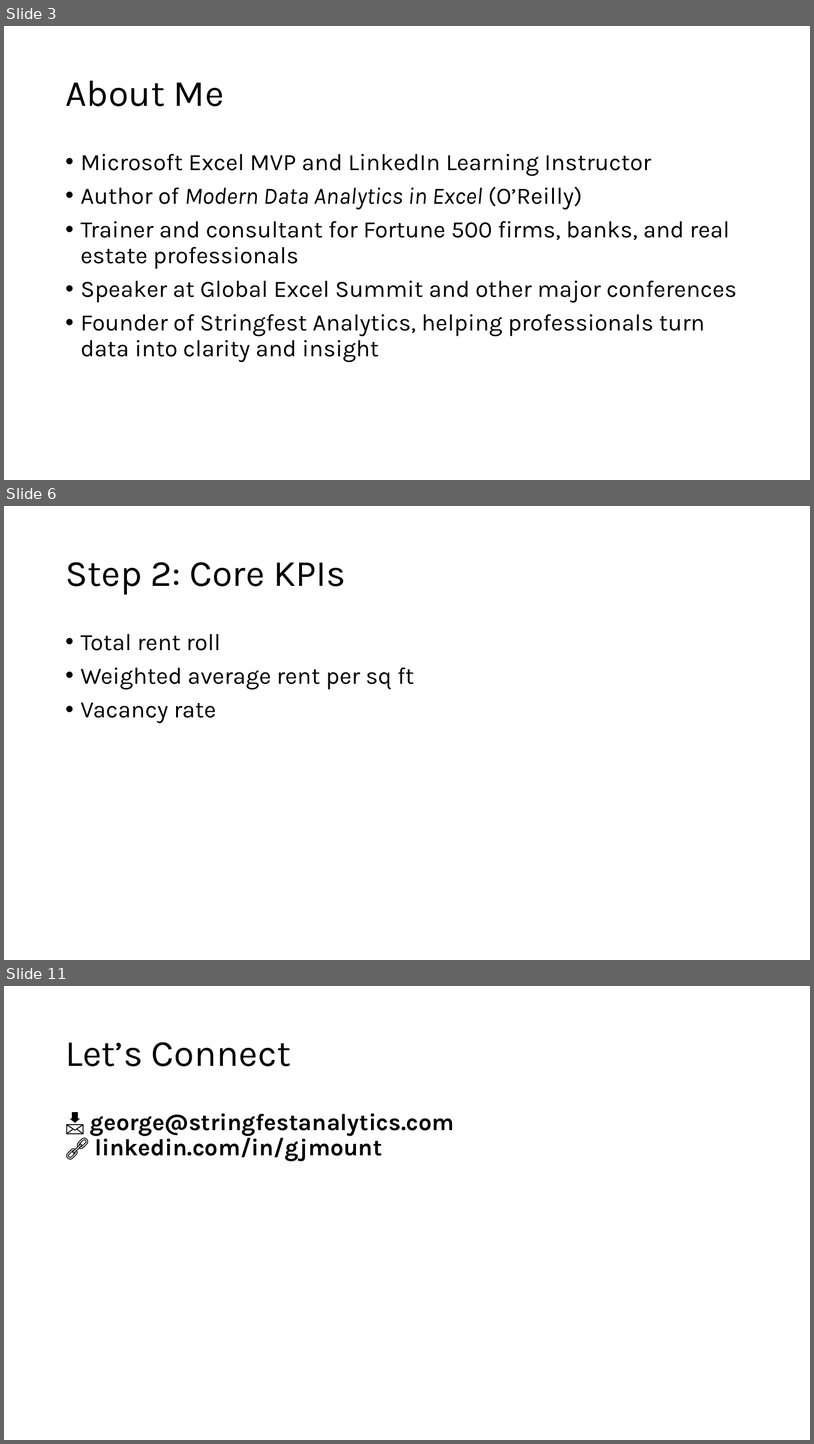
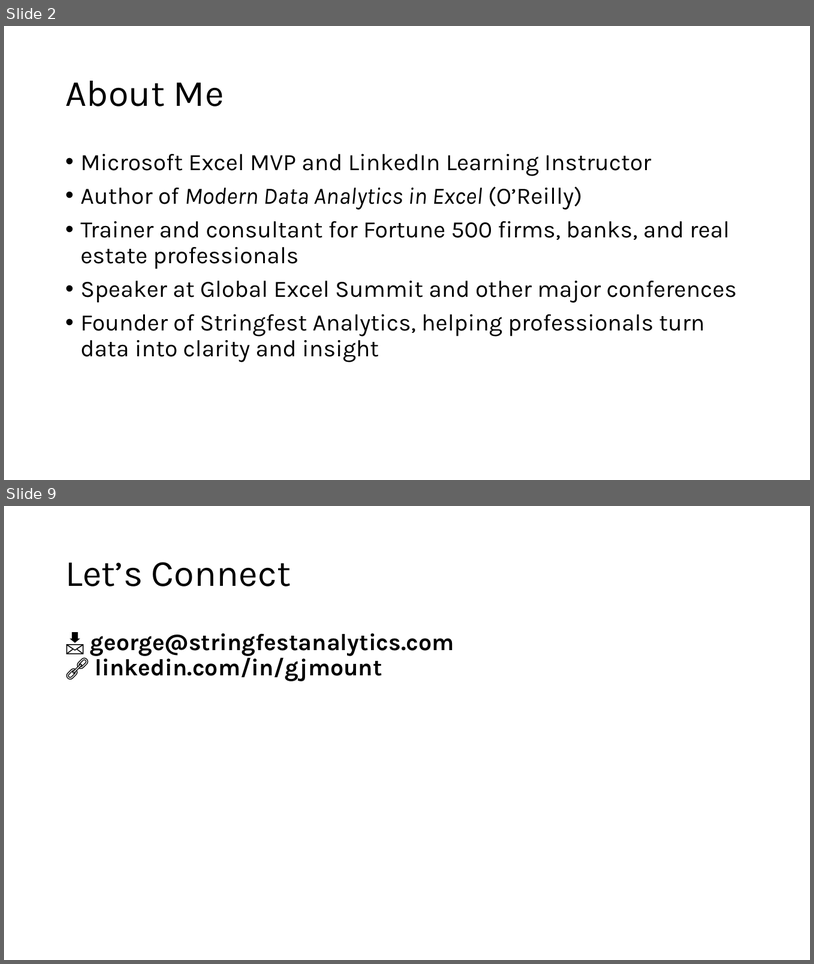
Before and after one commit to stringfestdata/bayfield-2026-webinar-1, a slide deck: bayfield-webinar-1-slides.pptx. Shown one above the other, each under a label of ours: slides 3, 6 and 11 before the commit, slides 2 and 9 after it; the slides between them are not shown. The pictures are 814x1444 and 814x964 pixels, drawn with LibreOffice and Linux fonts; fonts in the diff are those of the drawing. Boxes give left, top, right and bottom in pixels: in the first picture for what was removed or moved away, otherwise in the second. Text is boxed around its words. In the diff, an @@ line names an element or a change of style, - is before the commit and + after.

```diff
--- a/bayfield-webinar-1-slides.pptx
+++ b/bayfield-webinar-1-slides.pptx
@@ slide 6 removed at (4,506,810,960), background #FFFFFF @@
@@ title removed at (65,562,346,595) @@
-Step 2: Core KPIs
@@ text removed at (81,634,414,723) @@
-• Total rent roll
-• Weighted average rent per sq ft
-• Vacancy rate
@@ what was slide 3 is now slide 2 @@
@@ what was slide 11 is now slide 9 @@
```
Also in this commit, not shown: 4 slides changed, 3 slides added, 5 other slides removed, 2 other files.
